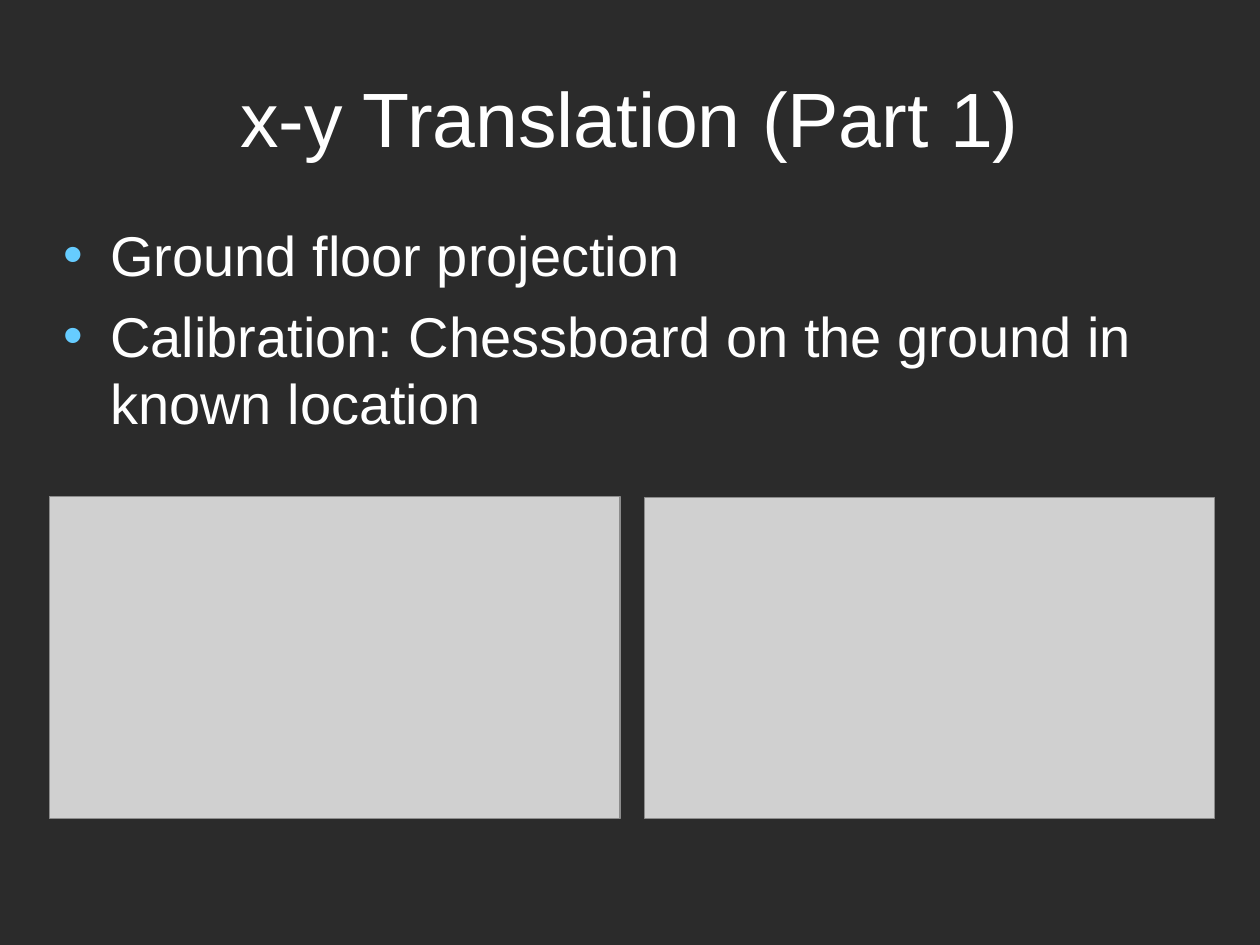
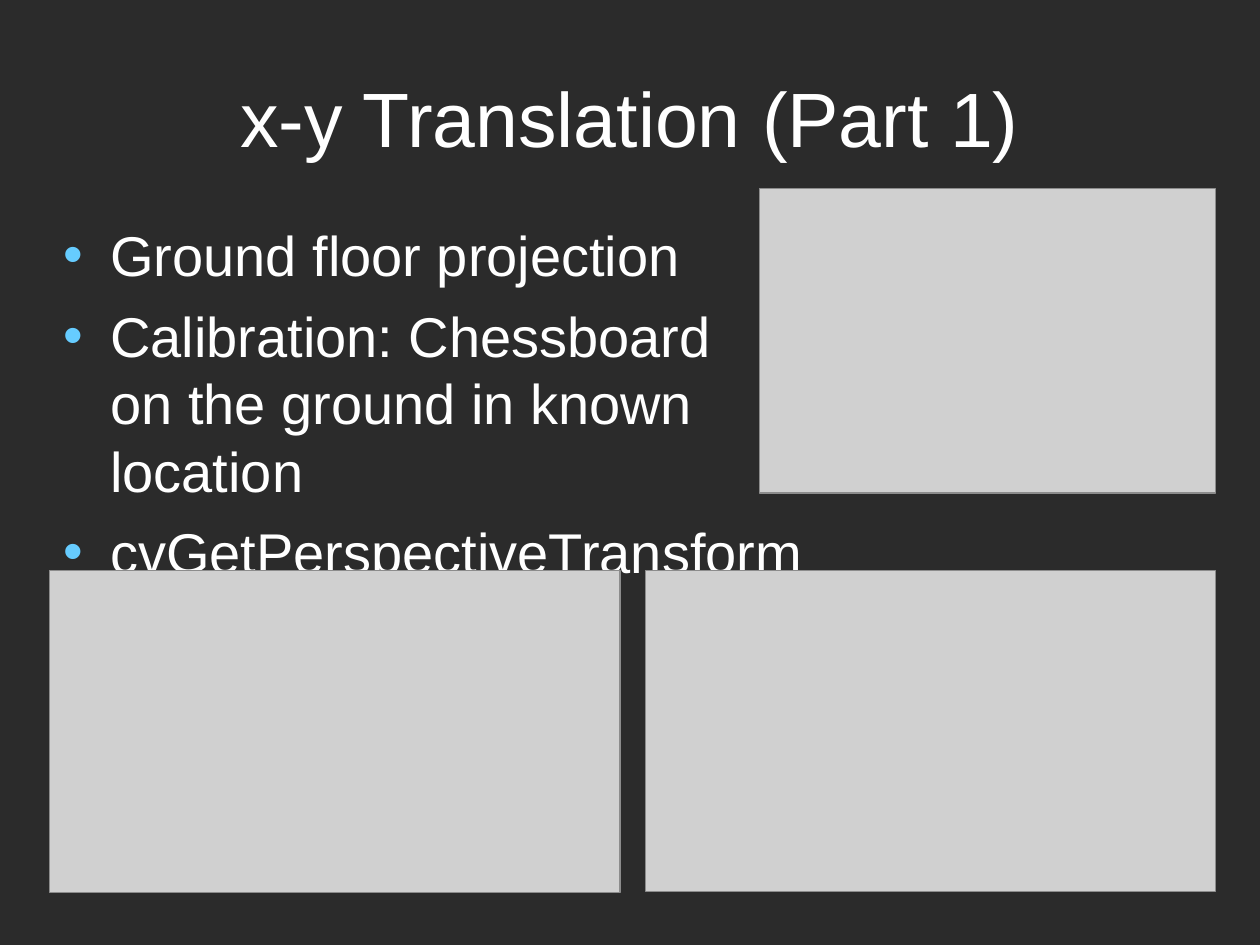
Before and after one commit to OmarHamdoun/drh-visual-odometry, a slide deck: slide 14 of Documentation/MonocularVisualOdometry.odp. Drawn at 1260x945 pixels with LibreOffice and Linux fonts; fonts in the diff are those of the drawing; grey boxes stand for pictures; background and template pictures are left out; a plain dark background stands for a picture behind light text. Boxes give left, top, right and bottom in pixels: in the first picture for what was removed or moved away, otherwise in the second. Text is boxed around its words. In the diff, an @@ line names an element or a change of style, - is before the commit and + after.

```diff
--- a/Documentation/MonocularVisualOdometry.odp
+++ b/Documentation/MonocularVisualOdometry.odp
@@ picture added at bbox=[760, 189, 1216, 494] @@
@@ text at bbox=[110, 532, 802, 584]: paragraph added @@
+• cvGetPerspectiveTransform
@@ picture: place and size @@
-picture at bbox=[49, 496, 620, 818]
+picture at bbox=[49, 571, 620, 892]
@@ picture: place and size @@
-picture at bbox=[645, 498, 1215, 819]
+picture at bbox=[646, 571, 1216, 892]
```
Also in this commit, not shown: 4 other slides changed.
